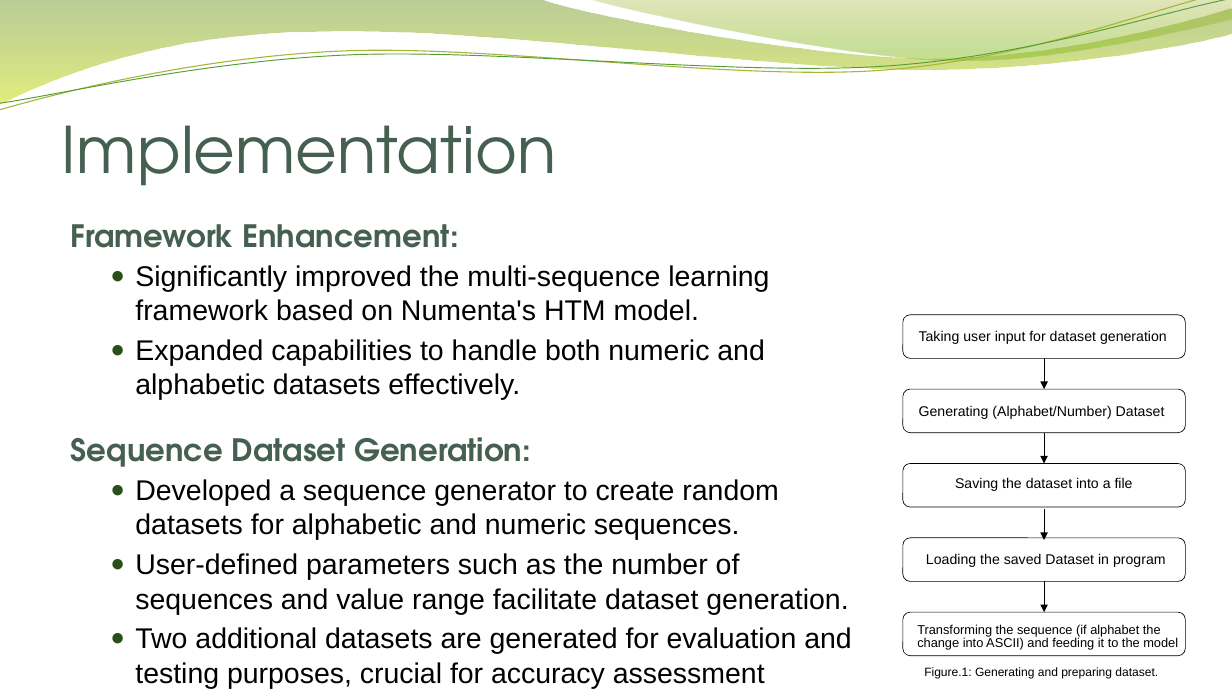
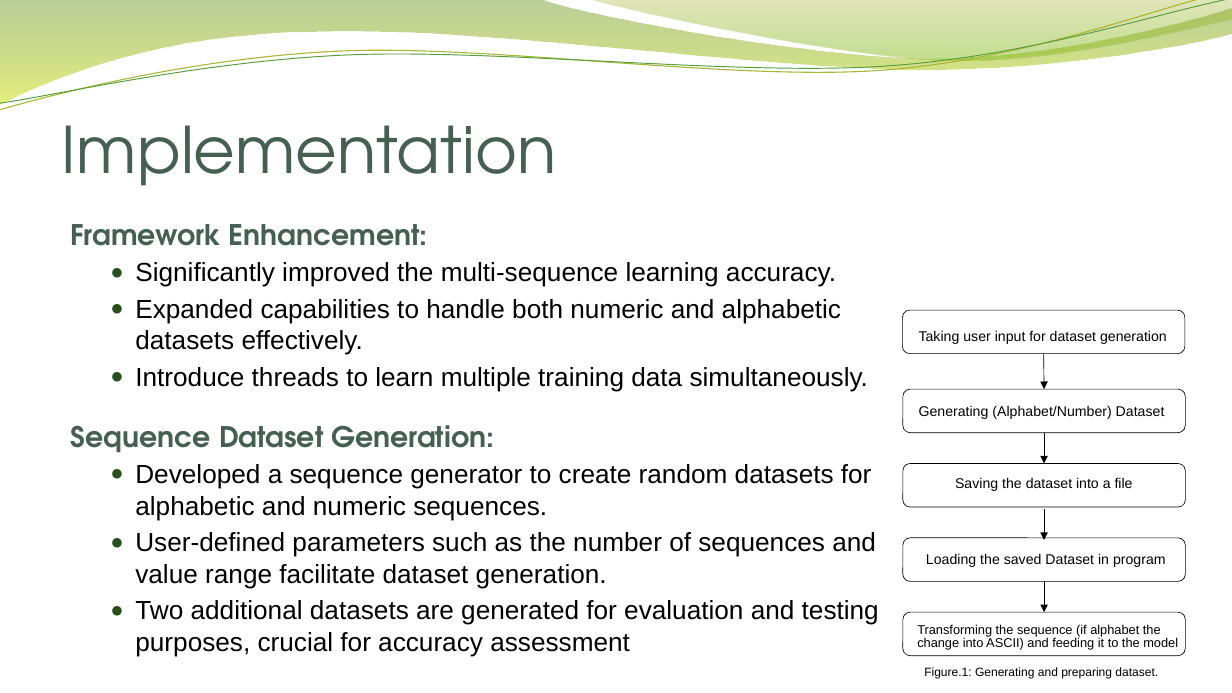
Before and after one commit to M-Zubairr/neocortexapi-zubair, a slide deck: slide 8 of SEPRoject(Starwars)/Starwars SE Project/Documention/Enhancing Multi-Sequence Learning with accuracy Presenation.. (1).pptx. Drawn at 1232x693 pixels with LibreOffice and Linux fonts; fonts in the diff are those of the drawing; background and template pictures are left out. Boxes give left, top, right and bottom in pixels: in the first picture for what was removed or moved away, otherwise in the second. Text is boxed around its words. In the diff, an @@ line names an element or a change of style, - is before the commit and + after.

Commit message:
Updating ppt

```diff
--- a/SEPRoject(Starwars)/Starwars SE Project/Documention/Enhancing Multi-Sequence Learning with accuracy Presenation.. (1).pptx
+++ b/SEPRoject(Starwars)/Starwars SE Project/Documention/Enhancing Multi-Sequence Learning with accuracy Presenation.. (1).pptx
@@ text at (71, 224, 879, 657): size 24.1 to 22.1 pt in "Framework Enhancement:", "Sequence Dataset Generation:"; size 22.2 to 20.4 pt in "Expanded capabilities to handle both numeric and ...", "Developed a sequence generator to create random ...", "User-defined parameters such as the number of ...", "Two additional datasets are generated for evaluation ..." @@
@@ text at (135, 262, 836, 287): text changed; size 22.2 to 20.4 pt @@
-  ● Significantly improved the multi-sequence learning framework based on Numenta's HTM model.
+  ● Significantly improved the multi-sequence learning accuracy.
@@ rounded rectangle: place and size @@
-rounded rectangle at (903, 315, 1186, 359)
+rounded rectangle at (903, 311, 1186, 354)
@@ arrow moved from (1044, 359) - (1044, 389) to (1044, 354) - (1044, 389) @@
@@ text at (135, 367, 868, 392): paragraph added @@
+  ● Introduce threads to learn multiple training data simultaneously.
```
